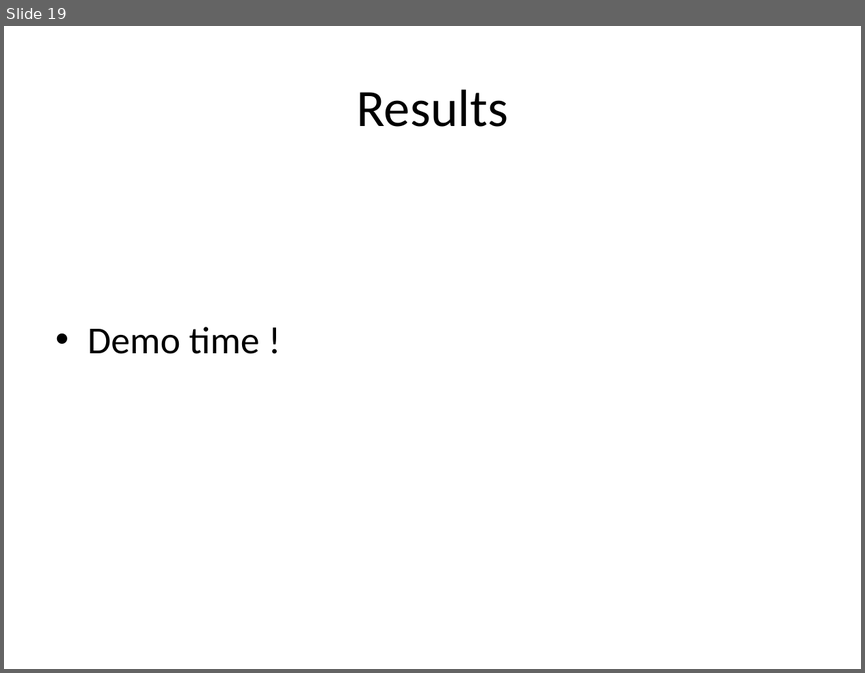
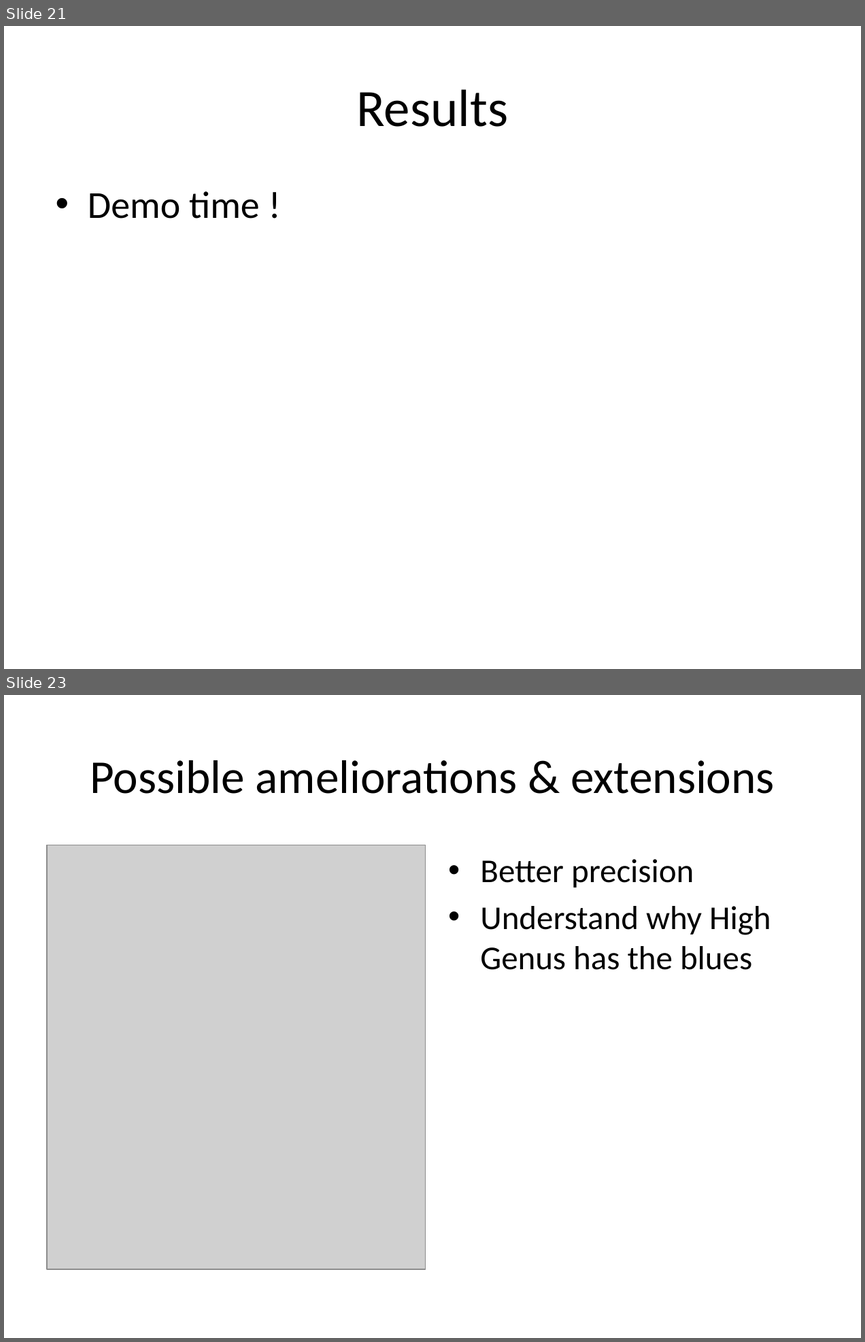
Before and after one commit to jcaille/INF555_Project, a slide deck: presentation.pptx. Shown one above the other, each under a label of ours: slide 19 before the commit, slides 21 and 23 after it; the slides between them are not shown. The pictures are 865x673 and 865x1342 pixels, drawn with LibreOffice and Linux fonts; fonts in the diff are those of the drawing; grey boxes stand for pictures. Boxes give left, top, right and bottom in pixels: in the first picture for what was removed or moved away, otherwise in the second. Text is boxed around its words. In the diff, an @@ line names an element or a change of style, - is before the commit and + after.

```diff
--- a/presentation.pptx
+++ b/presentation.pptx
@@ slide 23 added at <box>4,695,861,1338</box>, background #FFFFFF @@
@@ title added at <box>90,760,774,794</box>, 39.6 pt, text #000000 @@
+Possible ameliorations & extensions
@@ picture added at <box>47,845,426,1269</box> @@
@@ text added at <box>480,859,771,970</box>, 28 pt, text #000000 @@
+• Better precision
+• Understand why High Genus has the blues
@@ what was slide 19 is now slide 21 @@
@@ slide 21 changed as well @@
@@ text "Demo time !" at <box>88,191,260,218</box>: vertical alignment middle to top @@
```
Also in this commit, not shown: 19 other slides changed, 3 other slides added, 3 other files.
